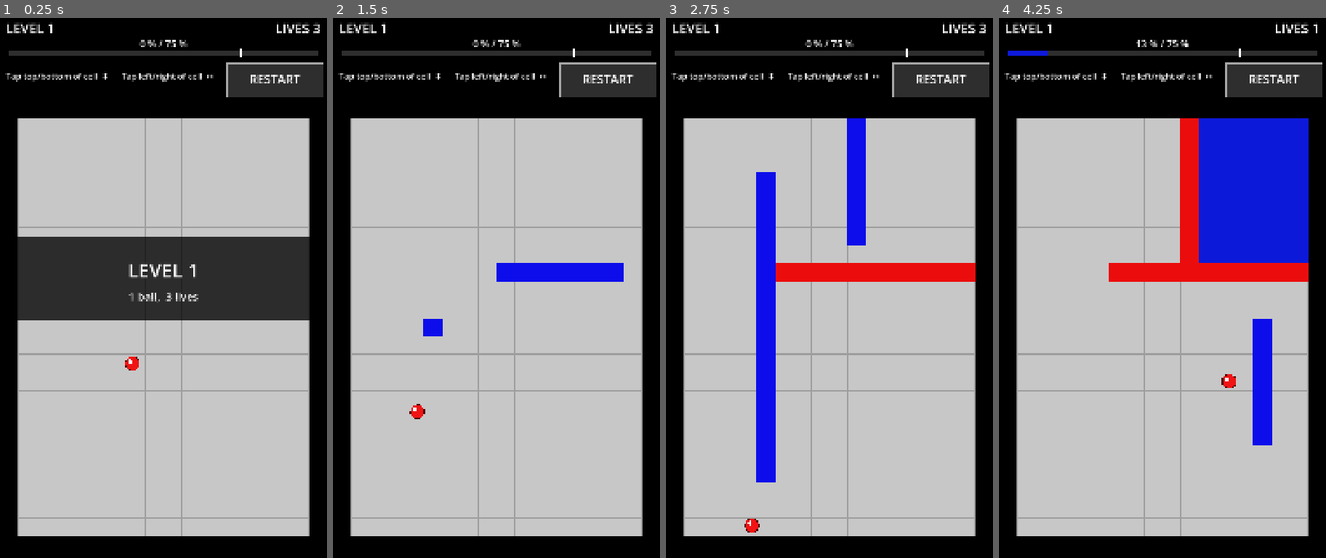
Above: before the commit, frames 1-4 (left to right).
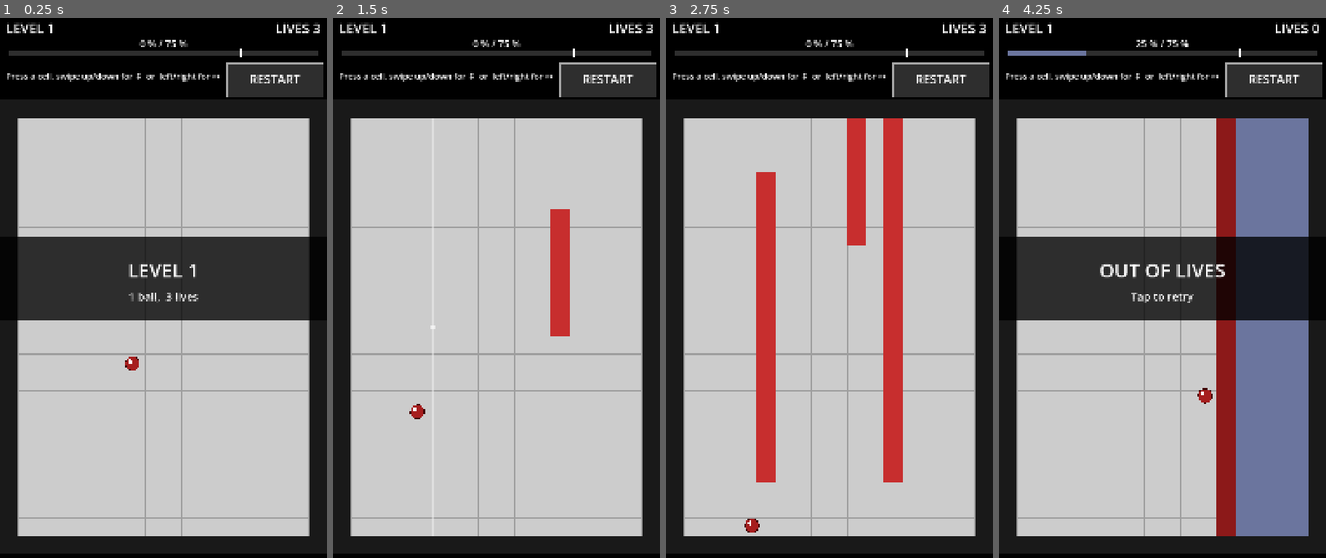
Above: after the commit, the same moments.

Repository: Matswm86/jezzball
Game: Godot game, scene res://scenes/Game.tscn
Two runs of this game, one before a commit and one after it. Both use one fixed random seed, a clock stepped at 60 frames per second and the inputs below.
Inputs (mouse positions are in pixels of both pictures, inside the frame that each line leads up to):
- Up to frame 1 (0.25 s): no input
- Up to frame 2 (1.5 s): tap A at 0.5, 1.25 s; move the mouse to (568, 271) at 0.52 s; click (568, 271) at 0.67 s; move the mouse to (431, 331) at 1.27 s; click (431, 331) at 1.42 s
- Up to frame 3 (2.75 s): tap A at 2 s; move the mouse to (862, 174) at 2.02 s; click (862, 174) at 2.17 s
- Up to frame 4 (4.25 s): tap A at 2.75, 3.5 s; move the mouse to (1146, 417) at 2.77 s; click (1146, 417) at 2.92 s; move the mouse to (1260, 390) at 3.52 s; click (1260, 390) at 3.67 s

The runs differ from the first frame. In frame 1, 14% of the frame differs, in the area x 0-100%, y 10-100%; in frame 2, 18%; in frame 3, 26%; in frame 4, 48%, in the area x 0-100%, y 0-100%.

Commit message:
v0.11: real swipe gesture + muted gray-leaning palette
Three corrections to v0.10 feedback:

1. "Wall direction random" — the cell-tap heuristic flipped on tiny finger
   placement differences near the diagonal. Replaced with an actual swipe:
   touch-down records anchor position + cell, touch-up's |dx|/|dy| beyond
   25 px decides axis. Plain tap with no swipe keeps the current direction
   so consecutive walls stay in the same axis without re-swiping.

   Visual feedback: while finger is held on a valid cell, a faint white
   line previews the wall's path through the cell.

2. "Why blue and red? More grey and black" — toned the palette down. Walls
   are now muted dark red Color(0.55, 0.10, 0.10), captures are blue-gray
   Color(0.42, 0.46, 0.62), atom is dark red. The field stays light gray
   with grid lines, HUD stays black with white text.

3. Capture % math is correct; the 60 px cells just make small-looking
   regions actually contain ~100 cells, so trapping a single ball can leave
   captures around the high 60s. Not changing the math.

Class-load risk: same 4-var pattern as v0.8 (which may or may not have
genuinely failed — could have been APK cache). Risk accepted; if white
screen returns we revert.

Co-Authored-By: Claude Opus 4.7 (1M context) <noreply@anthropic.com>

Diff:
--- a/scripts/Game.gd
+++ b/scripts/Game.gd
@@ -14,24 +14,25 @@
 const FIELD_W := COLS * CELL           # 1080
 const FIELD_H := ROWS * CELL           # 1500
 
-# Saturated palette taken directly from the inspiration screenshot:
-# black HUD/frame, light gray field with subtle grid, solid red walls,
-# solid blue capture fills, white text, red+white atom.
+# Mostly-gray palette with small red/blue accents — closer to the original
+# Win3 game's overall feel (gray field dominates; walls and captures are
+# muted, not loud).
 const COL_BG := Color(0.0, 0.0, 0.0)           # outer area / HUD background
-const COL_FIELD := Color(0.78, 0.78, 0.78)     # field cell base color (Win3 face)
+const COL_FIELD := Color(0.80, 0.80, 0.80)     # field cell base color
 const COL_GRID := Color(0.62, 0.62, 0.62)      # grid lines between cells
-const COL_BORDER := Color(0.0, 0.0, 0.0)       # field outer border (black)
-const COL_WALL := Color(0.92, 0.05, 0.05)      # saturated RED for completed wall
-const COL_BUILDING := Color(0.05, 0.05, 0.92)  # saturated BLUE for growing tip
-const COL_CAPTURED := Color(0.05, 0.10, 0.85)  # solid BLUE capture fill
-const COL_BALL := Color(0.94, 0.08, 0.08)      # bright red atom
+const COL_BORDER := Color(0.10, 0.10, 0.10)    # field outer border
+const COL_WALL := Color(0.55, 0.10, 0.10)      # muted dark red completed wall
+const COL_BUILDING := Color(0.78, 0.18, 0.18)  # slightly brighter red tip
+const COL_CAPTURED := Color(0.42, 0.46, 0.62)  # muted blue-gray capture fill
+const COL_BALL := Color(0.65, 0.12, 0.12)      # red atom (not bright)
 const COL_BALL_DOT := Color(1.0, 1.0, 1.0)     # white highlight
-const COL_BALL_OUTLINE := Color(0.30, 0.0, 0.0)
+const COL_BALL_OUTLINE := Color(0.25, 0.0, 0.0)
 const COL_TEXT := Color(1.0, 1.0, 1.0)         # white text on black HUD
 const COL_BTN := Color(0.18, 0.18, 0.18)       # dark button on black HUD
 const COL_BTN_PRESSED := Color(0.32, 0.32, 0.32)
 const COL_BTN_BORDER := Color(0.65, 0.65, 0.65)
 const COL_BAR_BG := Color(0.18, 0.18, 0.18)
+const COL_PREVIEW := Color(0.95, 0.95, 0.95, 0.5) # touch-preview line on field
 
 const BALL_RADIUS := 22.0
 const BALL_SPEED := 420.0
@@ -64,9 +65,17 @@
 var lbl_overlay_sub: Label
 var overlay_box: ColorRect
 
-# Single RESTART button rect. Wall direction is determined by where in the cell
-# the user taps (top/bottom strip = vertical, left/right strip = horizontal).
+# Single RESTART button. Wall direction is determined by SWIPE direction
+# between touch-down and touch-up.
 var rect_restart: Rect2
+
+# Anchor for swipe gesture: on touch-down inside a valid empty cell, store
+# pixel position + cell. On touch-up, the |dx| / |dy| from anchor decides
+# orientation, then the wall commits at the original anchor cell.
+var anchor_x := 0.0
+var anchor_y := 0.0
+var anchor_cx := -1
+var anchor_cy := -1
 
 func _ready() -> void:
 	randomize()
@@ -98,7 +107,7 @@
 	lbl_pct = _make_label(Vector2(0, 78), FIELD_W, 32, HORIZONTAL_ALIGNMENT_CENTER)
 	# Hint label + RESTART button.
 	lbl_hint = _make_label(Vector2(20, HUD_H + 30), FIELD_W - rect_restart.size.x - 60, 28, HORIZONTAL_ALIGNMENT_LEFT)
-	lbl_hint.text = "Tap top/bottom of cell  ↕      Tap left/right of cell  ↔"
+	lbl_hint.text = "Press a cell, swipe up/down for ↕  or  left/right for ↔"
 	lbl_restart = _make_label(rect_restart.position + Vector2(0, 22), rect_restart.size.x, 40, HORIZONTAL_ALIGNMENT_CENTER)
 	lbl_restart.text = "RESTART"
 	# Overlay backdrop + title/sub labels
@@ -358,46 +367,50 @@
 		p = event.position
 	else:
 		return
-	if not pressed:
+
+	if pressed:
+		# Overlays consume the tap.
+		if state == GameState.LEVEL_WIN:
+			var nxt := level + 1
+			if nxt > MAX_LEVEL:
+				nxt = 1
+			_start_level(nxt)
+			return
+		if state == GameState.LEVEL_LOSE:
+			_start_level(level)
+			return
+		if rect_restart.has_point(p):
+			btn_restart_flash = 0.25
+			_start_level(level)
+			anchor_cx = -1
+			return
+		# Field tap → record anchor; wall commits on release.
+		anchor_cx = -1
+		if p.y >= FIELD_Y and p.y < FIELD_Y + FIELD_H and p.x >= FIELD_X and p.x < FIELD_X + FIELD_W:
+			var cx := int((p.x - FIELD_X) / CELL)
+			var cy := int((p.y - FIELD_Y) / CELL)
+			if cx >= 1 and cx < COLS - 1 and cy >= 1 and cy < ROWS - 1 and grid[cx][cy] == CellState.EMPTY:
+				anchor_x = p.x
+				anchor_y = p.y
+				anchor_cx = cx
+				anchor_cy = cy
 		return
 
-	# End-of-level overlays consume the tap regardless of where it lands.
-	if state == GameState.LEVEL_WIN:
-		var nxt := level + 1
-		if nxt > MAX_LEVEL:
-			nxt = 1
-		_start_level(nxt)
+	# RELEASED.
+	if anchor_cx < 0:
 		return
-	if state == GameState.LEVEL_LOSE:
-		_start_level(level)
-		return
-
-	# Restart button.
-	if rect_restart.has_point(p):
-		btn_restart_flash = 0.25
-		_start_level(level)
-		return
-
-	# Field tap. Direction comes from WHERE within the cell the finger landed:
-	# - taps in the top or bottom strip of the cell → VERTICAL wall
-	# - taps in the left or right strip of the cell → HORIZONTAL wall
-	# Computed from |dx_from_center| vs |dy_from_center|.
-	if p.y >= FIELD_Y and p.y < FIELD_Y + FIELD_H and p.x >= FIELD_X and p.x < FIELD_X + FIELD_W:
-		var cx := int((p.x - FIELD_X) / CELL)
-		var cy := int((p.y - FIELD_Y) / CELL)
-		if cx >= 1 and cx < COLS - 1 and cy >= 1 and cy < ROWS - 1:
-			if grid[cx][cy] == CellState.EMPTY:
-				# 12-pixel deadzone in the cell center — tapping anywhere in
-				# that zone keeps the previous orientation, so mis-aimed taps
-				# don't randomly flip the wall axis. Outside the deadzone,
-				# the bigger axis wins.
-				var ox := p.x - (FIELD_X + cx * CELL + CELL * 0.5)
-				var oy := p.y - (FIELD_Y + cy * CELL + CELL * 0.5)
-				var ax := ox if ox >= 0.0 else -ox
-				var ay := oy if oy >= 0.0 else -oy
-				if ax > 12.0 or ay > 12.0:
-					orient_vertical = ay > ax
-				_start_wall(cx, cy)
+	var dx_signed := p.x - anchor_x
+	var dy_signed := p.y - anchor_y
+	var ax := dx_signed if dx_signed >= 0.0 else -dx_signed
+	var ay := dy_signed if dy_signed >= 0.0 else -dy_signed
+	# Need a clear swipe (>= 25 px) on one axis to flip orientation.
+	# Tap with no swipe keeps current orient_vertical (so consecutive taps
+	# stay in the same direction without re-swiping).
+	if ax >= 25.0 or ay >= 25.0:
+		orient_vertical = ay > ax
+	if grid[anchor_cx][anchor_cy] == CellState.EMPTY:
+		_start_wall(anchor_cx, anchor_cy)
+	anchor_cx = -1
 
 func _start_wall(cx: int, cy: int) -> void:
 	var w := {
@@ -469,3 +482,13 @@
 		draw_circle(p, BALL_RADIUS + 2, COL_BALL_OUTLINE)
 		draw_circle(p, BALL_RADIUS, COL_BALL)
 		draw_circle(p + Vector2(-BALL_RADIUS * 0.35, -BALL_RADIUS * 0.35), BALL_RADIUS * 0.30, COL_BALL_DOT)
+	# Swipe preview while finger is down on a valid cell — semi-transparent
+	# guide line through the anchor cell in the orientation the wall WILL take.
+	if anchor_cx >= 0:
+		var ax_px := FIELD_X + anchor_cx * CELL + CELL * 0.5
+		var ay_px := FIELD_Y + anchor_cy * CELL + CELL * 0.5
+		if orient_vertical:
+			draw_line(Vector2(ax_px, FIELD_Y + CELL), Vector2(ax_px, FIELD_Y + FIELD_H - CELL), COL_PREVIEW, 4)
+		else:
+			draw_line(Vector2(FIELD_X + CELL, ay_px), Vector2(FIELD_X + FIELD_W - CELL, ay_px), COL_PREVIEW, 4)
+		draw_circle(Vector2(ax_px, ay_px), 8, Color(1, 1, 1, 0.6))
